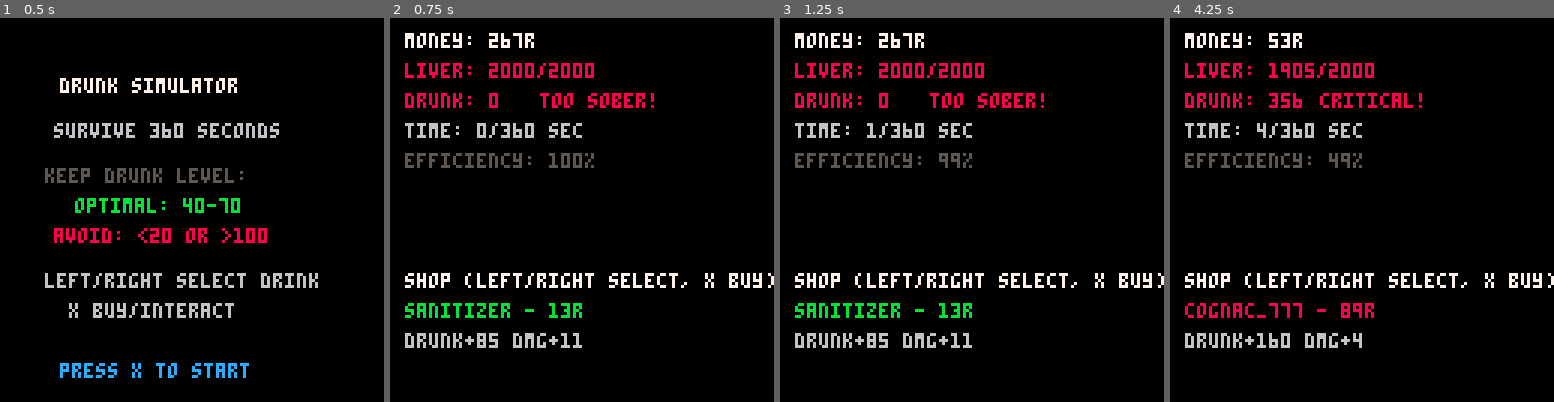
Above: before the commit, frames 1-4 (left to right).
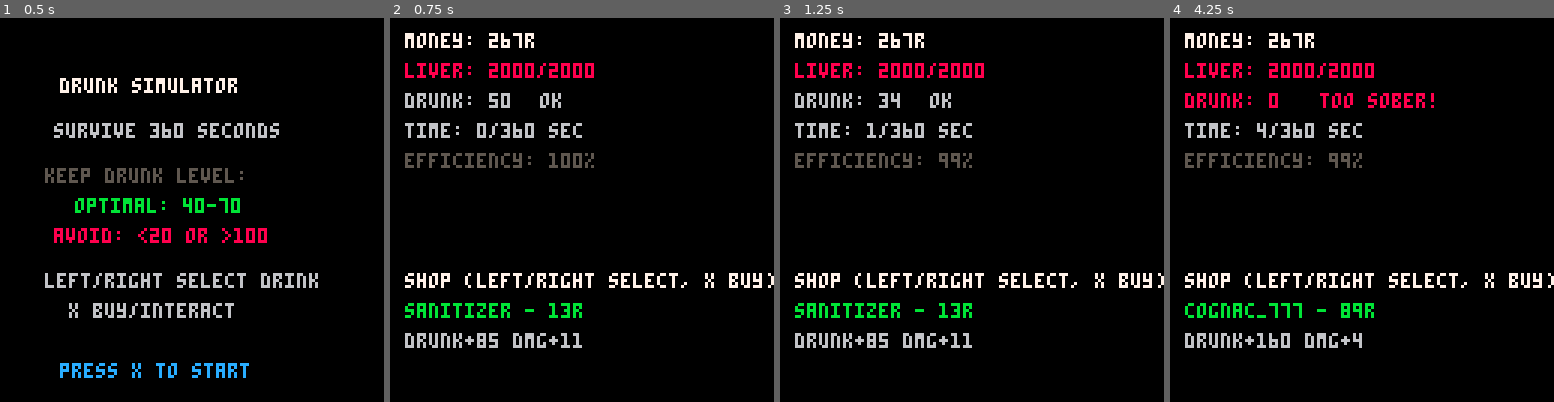
Above: after the commit, the same moments.

Repository: fritzlolpro/picopico
Game: PICO-8 cartridge carts/drunk.p8
Two runs of this game, one before a commit and one after it. Both use one fixed random seed, a clock stepped at 60 frames per second and the inputs below.
Inputs:
- Up to frame 1 (0.5 s): no input
- Up to frame 2 (0.75 s): tap O (Z key) at 0.7 s
- Up to frame 3 (1.25 s): no input
- Up to frame 4 (4.25 s): hold Right 1.6-2.1 s; tap O (Z key) every 0.4 s from 1.7 to 4.1 s; hold Right 2.47-3.03 s; hold Left 3.08-3.58 s; hold Right from 4.02 s (still down)

Frame 1 is identical in both runs. In frame 2, 1.0% of the frame differs, in the area x 3-69%, y 19-24%; in frame 3, 1.0%; in frame 4, 1.5%, in the area x 3-69%, y 3-79%.

Commit message:
fix sobering

Diff:
--- a/carts/drunk.p8
+++ b/carts/drunk.p8
@@ -15,7 +15,7 @@
 salary_frequency = 30        -- Как часто приходит зарплата в секундах
 base_liver_health = 2000     -- Начальное здоровье печени в единицах
 liver_damage_factor = 0.001833    -- Коэффициент роста урона печени по времени (+0.1833% урона каждую секунду)
-base_sobering_rate = 3       -- Единицы опьянения, теряемые каждые SOBERING_FREQUENCY секунд
+base_sobering_rate = 15       -- Единицы опьянения, теряемые каждые SOBERING_FREQUENCY секунд
 sobering_acceleration = 0.011667   -- Ускорение отрезвления по времени (+0.01167 единицы скорости каждую секунду)
 sobering_frequency = 1       -- Как часто происходит отрезвление в секундах
 tolerance_factor = 0.0015    -- Снижение эффективности алкоголя по времени (-0.15% эффективности каждую секунду)
@@ -25,13 +25,14 @@
 money = 267
 liver_health = base_liver_health
 intoxication = 50
+selected_drink_index = 1  -- Выбранный напиток в магазине
 
 -- Параметры опьянения
 intoxication_min_threshold = 0   -- Ниже - проигрыш
-intoxication_optimal_min = 40     -- Оптимальный диапазон
-intoxication_optimal_max = 70     -- Оптимальный диапазон
-intoxication_drunk_threshold = 80 -- "В хлам" - штрафы
-intoxication_critical = 100       -- Критический уровень - проигрыш
+intoxication_optimal_min = 150     -- Оптимальный диапазон
+intoxication_optimal_max = 400     -- Оптимальный диапазон
+intoxication_drunk_threshold = 450 -- "В хлам" - штрафы
+intoxication_critical = 500       -- Критический уровень - проигрыш
 
 -- Бонусы при получке
 payday_bonuses = {
@@ -112,7 +113,6 @@
 function _init()
     -- Initialize game state
     current_state = game_state.main_menu
-    selected_drink = 1 -- Для выбора напитков
 end
 
 function _update60()
@@ -154,6 +154,10 @@
       drink_alcohol()
     end
 
+    -- Применяем падение опьянения
+    if total_seconds % sobering_frequency == 0 then
+      update_sobering()
+    end
     -- Зарплата каждые SALARY_FREQUENCY секунд
     if total_seconds % salary_frequency == 0 then
       money += salary
@@ -251,8 +255,6 @@
     return true
   end
 
-  -- Применяем падение опьянения
-  update_sobering()
 
   return false
 end
@@ -260,13 +262,9 @@
 -- Function to drink alcohol (referenced in update_time)
 function drink_alcohol()
   if #drinks > 0 then
-    -- Выбираем случайный напиток (упрощенная логика)
-    local drink_index = flr(rnd(#drinks)) + 1
-    local drink = drinks[drink_index]
-
     -- Проверяем, хватает ли денег
-    if money >= drink.price then
-      consume_drink(drink)
+    if money >= drinks[selected_drink_index].price then
+      consume_drink(drinks[selected_drink_index])
     end
   end
 end
@@ -324,10 +322,8 @@
 
 -- Функция падения опьянения
 function update_sobering()
-  if total_seconds % sobering_frequency == 0 then  -- каждую секунду
-    local current_sobering_rate = base_sobering_rate + (sobering_acceleration * total_seconds)
+    local current_sobering_rate = base_sobering_rate + (sobering_acceleration * total_seconds) / sobering_frequency
     intoxication = max(0, intoxication - current_sobering_rate)
-  end
 end
 
 -- Проверка условий окончания игры
@@ -377,6 +373,12 @@
     return
   end
 
+  -- Обрабатываем выбор
+  handle_drink_selection()
+end
+
+-- Функция обработки выбора напитка
+function handle_drink_selection()
   -- Выбор напитка кнопками с учетом эффектов
   local left_pressed = btnp(0)  -- Left
   local right_pressed = btnp(1) -- Right
@@ -391,36 +393,29 @@
   -- Хаотичное движение - случайный выбор
   if chaotic_movement_timer > 0 and (left_pressed or right_pressed) then
     if rnd(1) < 0.5 then
-      selected_drink = max(1, selected_drink - 1)
+      selected_drink_index = max(1, selected_drink_index - 1)
     else
-      selected_drink = min(#drinks, selected_drink + 1)
+      selected_drink_index = min(#drinks, selected_drink_index + 1)
     end
   -- Дрожь выбора - иногда случайно сдвигается
   elseif shaking_timer > 0 and rnd(1) < 0.3 then
     if rnd(1) < 0.5 then
-      selected_drink = max(1, selected_drink - 1)
+      selected_drink_index = max(1, selected_drink_index - 1)
     else
-      selected_drink = min(#drinks, selected_drink + 1)
+      selected_drink_index = min(#drinks, selected_drink_index + 1)
     end
   -- Нормальное управление
   elseif left_pressed then
-    selected_drink = max(1, selected_drink - 1)
+    selected_drink_index = max(1, selected_drink_index - 1)
   elseif right_pressed then
-    selected_drink = min(#drinks, selected_drink + 1)
-  end
-
-  -- Замедление - задержка между нажатиями
-  local can_buy = true
-  if slowmotion_timer > 0 then
-    can_buy = (frames % 30 == 0)  -- Только каждые полсекунды
-  end
-
-  if x_pressed and can_buy then
-    local drink = drinks[selected_drink]
-    if money >= drink.price then
-      consume_drink(drink)
-    end
-  end
+    selected_drink_index = min(#drinks, selected_drink_index + 1)
+  end
+
+--   -- Замедление - задержка между нажатиями
+--   local can_buy = true
+--   if slowmotion_timer > 0 then
+--     can_buy = (frames % 30 == 0)  -- Только каждые полсекунды
+--   end
 end
 
 -- Мини-игра для мочегонного эффекта
@@ -505,7 +500,7 @@
     intoxication = 50  -- Стартуем в оптимальном диапазоне
     total_seconds = 0
     frames = 0
-    selected_drink = 1
+    selected_drink_index = 1
 
     -- Сброс бонусов
     liver_protection_bonus = 0
@@ -539,7 +534,7 @@
     intoxication = 50
     total_seconds = 0
     frames = 0
-    selected_drink = 1
+    selected_drink_index = 1
 
     -- Сброс бонусов
     liver_protection_bonus = 0
@@ -620,7 +615,7 @@
 
   -- Магазин напитков
   print("shop (left/right select, x buy):", 5, 85, 7)
-  local drink = drinks[selected_drink]
+  local drink = drinks[selected_drink_index]
   local color = money >= drink.price and 11 or 8
   print(drink.name.." - "..drink.price.."r", 5, 95, color)
   print("drunk+"..drink.intoxication.." dmg+"..drink.liver_damage, 5, 105, 6)
